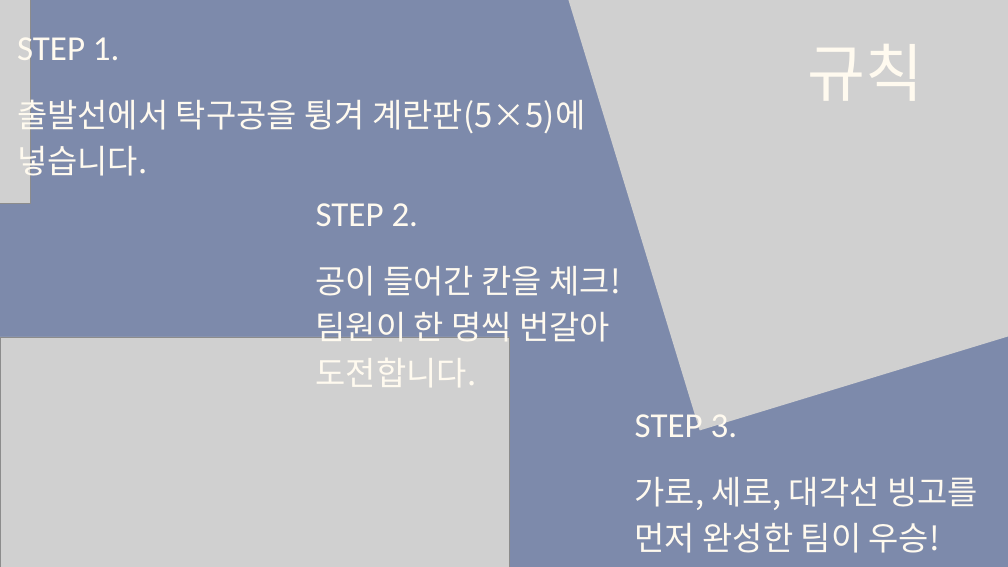
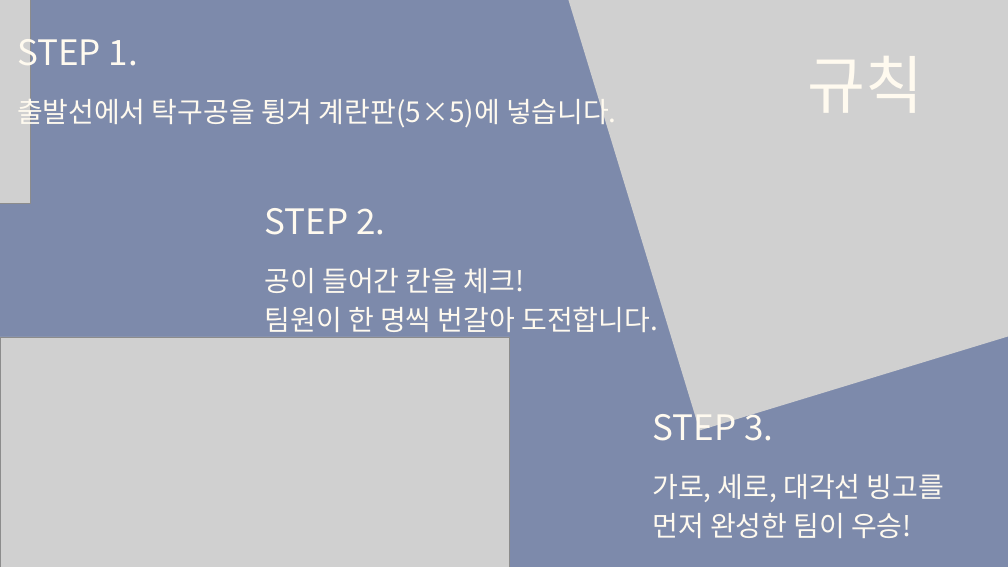
Before and after one commit to tkdgns25300/sunday_play, a slide deck: slide 2 of public/downloads/games/pingpong-bingo/rules.pptx. Drawn at 1008x567 pixels with LibreOffice and Linux fonts; fonts in the diff are those of the drawing; grey boxes stand for pictures. Boxes give left, top, right and bottom in pixels: in the first picture for what was removed or moved away, otherwise in the second. Text is boxed around its words. In the diff, an @@ line names an element or a change of style, - is before the commit and + after.

```diff
--- a/public/downloads/games/pingpong-bingo/rules.pptx
+++ b/public/downloads/games/pingpong-bingo/rules.pptx
@@ text "규칙": place and size @@
-text "규칙" at <box>808,44,924,101</box>
+text "규칙" at <box>808,56,924,113</box>
@@ font Calibri to Noto Sans CJK KR in 4 elements at <box>17,30,138,75</box>, <box>808,56,924,113</box>, <box>652,405,773,441</box>, <box>265,208,385,235</box> @@
@@ text "STEP 2.": place and size @@
-text "STEP 2." at <box>316,203,419,226</box>
+text "STEP 2." at <box>265,208,385,235</box>
@@ size 47 to 40 pt; line spacing 65.8pt to 56pt in 3 elements at <box>652,474,944,538</box>, <box>17,94,617,130</box>, <box>265,268,658,332</box> @@
@@ text "공이 들어간 칸을 체크!": place and size @@
-text "공이 들어간 칸을 체크!" at <box>316,266,621,387</box>
+text "공이 들어간 칸을 체크!" at <box>265,268,658,332</box>
@@ text "STEP 3.": place and size @@
-text "STEP 3." at <box>635,408,738,437</box>
+text "STEP 3." at <box>652,405,773,441</box>
@@ text "가로, 세로, 대각선 빙고를": place and size @@
-text "가로, 세로, 대각선 빙고를" at <box>635,477,978,553</box>
+text "가로, 세로, 대각선 빙고를" at <box>652,474,944,538</box>
```
Also in this commit, not shown: 4 other slides changed, 3 other files.
